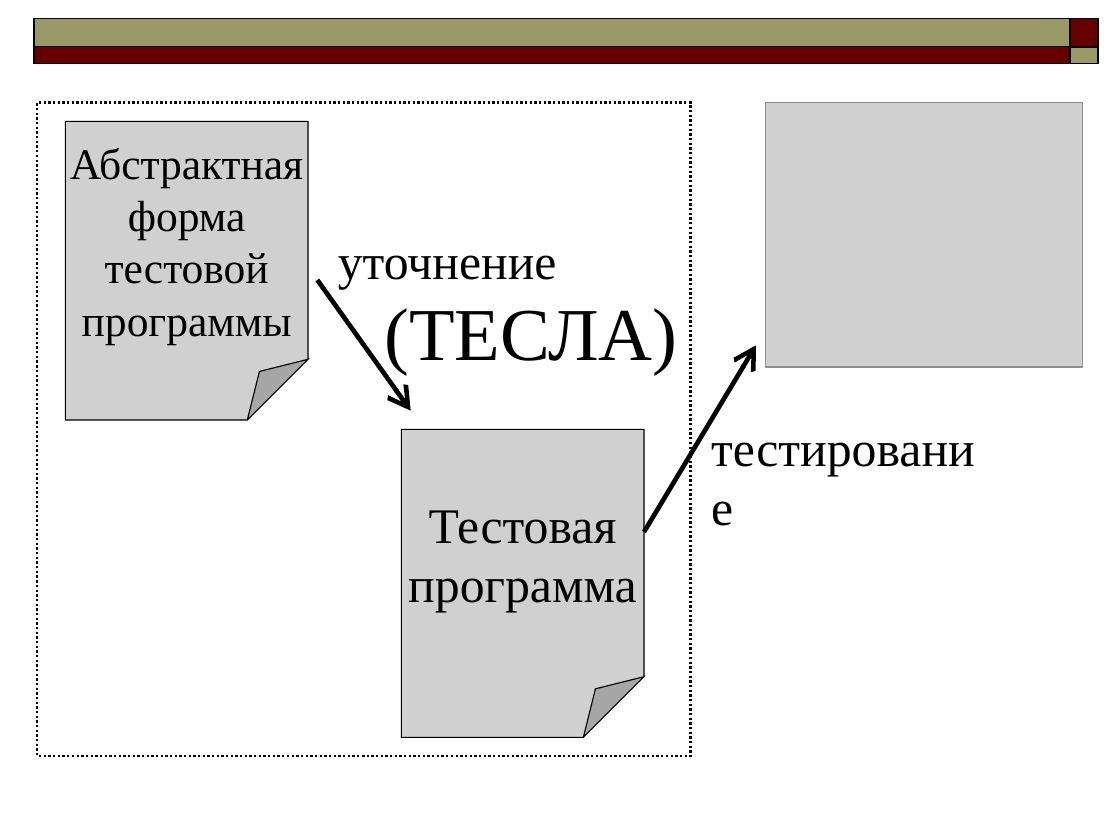
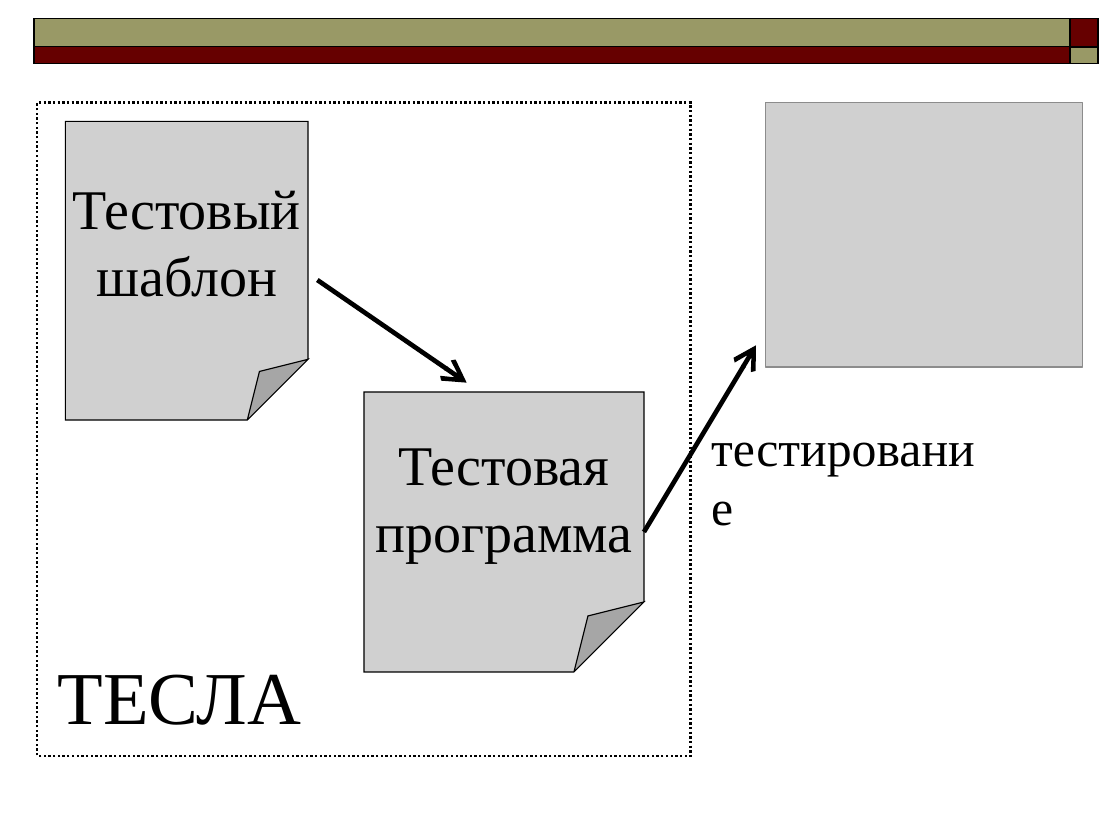
Before and after one commit to kornevgen/tesla-project, a slide deck: slide 2 of papers/miet-2009/kornevgen-slides.ppt. Drawn at 1120x840 pixels with LibreOffice and Linux fonts; fonts in the diff are those of the drawing; grey boxes stand for pictures. Boxes give left, top, right and bottom in pixels: in the first picture for what was removed or moved away, otherwise in the second. Text is boxed around its words. In the diff, an @@ line names an element or a change of style, - is before the commit and + after.

```diff
--- a/papers/miet-2009/kornevgen-slides.ppt
+++ b/papers/miet-2009/kornevgen-slides.ppt
@@ text in picture at (x1=72, y1=190, x2=301, y2=297): text changed; size 28 to 36 pt @@
-Абстрактная
-форма
-тестовой
-программы
+Тестовый
+шаблон
@@ text removed at (x1=338, y1=255, x2=557, y2=289) @@
-уточнение
@@ arrow moved from (317, 280) - (411, 411) to (317, 280) - (467, 383) @@
@@ picture "Тестовая программа" resized from (x1=401, y1=429, x2=644, y2=737) to (x1=364, y1=392, x2=644, y2=672) @@
@@ picture "Тестовая программа" at (x1=364, y1=392, x2=644, y2=672): size 32 to 36 pt @@
@@ text at (x1=58, y1=674, x2=302, y2=725): text changed @@
-(ТЕСЛА)
+ТЕСЛА
```
Also in this commit, not shown: 1 other slide changed, 1 other file.
